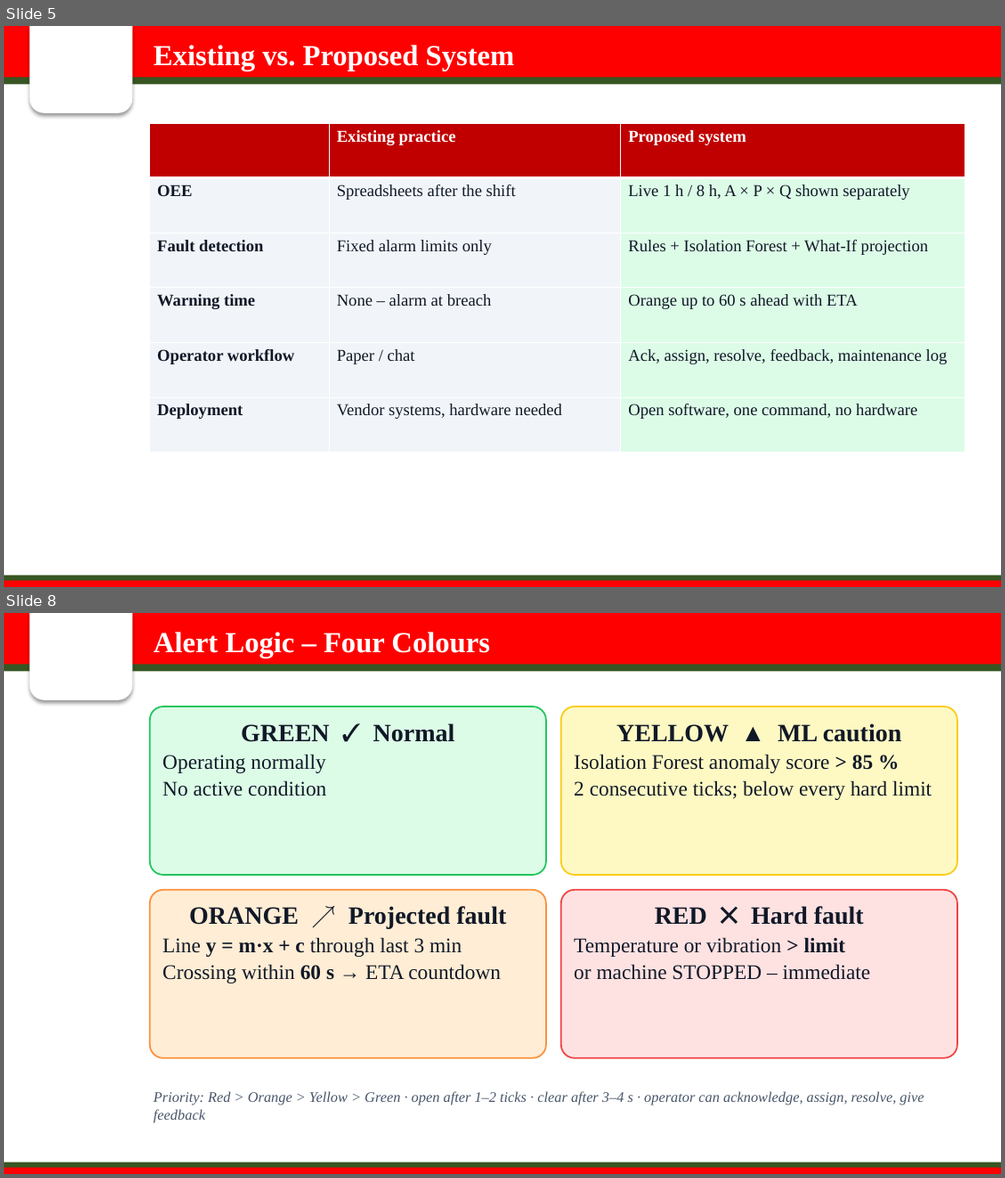
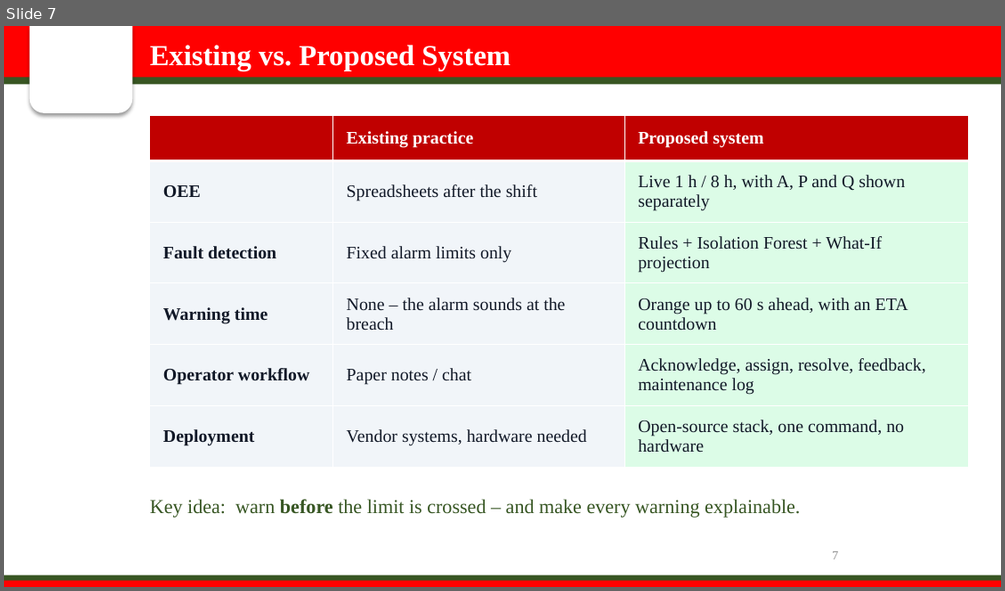
Before and after one commit to sanika-2811/oee-smart-factory, a slide deck: presentation/OEE_Smart_Factory_Presentation.pptx. Shown one above the other, each under a label of ours: slides 5 and 8 before the commit, slide 7 after it; the slides between them are not shown. The pictures are 1005x1178 and 1005x591 pixels, drawn with LibreOffice and Linux fonts; fonts in the diff are those of the drawing; background and template pictures are left out. Boxes give left, top, right and bottom in pixels: in the first picture for what was removed or moved away, otherwise in the second. Text is boxed around its words. In the diff, an @@ line names an element or a change of style, - is before the commit and + after.

```diff
--- a/presentation/OEE_Smart_Factory_Presentation.pptx
+++ b/presentation/OEE_Smart_Factory_Presentation.pptx
@@ slide 8 removed at (4,613,1001,1174), background #FFFFFF; not listed: 5 template elements that a slide beside it also shows @@
@@ text removed at (154,632,490,657) @@
-Alert Logic – Four Colours
@@ rounded rectangle removed at (150,706,546,875) @@
-GREEN ✓ Normal
-Operating normally
-No active condition
@@ rounded rectangle removed at (561,706,957,875) @@
-YELLOW ▲ ML caution
-Isolation Forest anomaly score > 85 %
-2 consecutive ticks; below every hard limit
@@ rounded rectangle removed at (150,890,546,1058) @@
-ORANGE ↗ Projected fault
-Line y = m·x + c through last 3 min
-Crossing within 60 s → ETA countdown
@@ rounded rectangle removed at (561,890,957,1058) @@
-RED ✕ Hard fault
-Temperature or vibration > limit
-or machine STOPPED – immediate
@@ text removed at (154,1091,923,1123) @@
-Priority: Red > Orange > Yellow > Green · open after 1–2 ticks · clear after 3–4 s · operator can acknowledge, assign, resolve, give feedback
@@ what was slide 5 is now slide 7 @@
@@ slide 7 changed as well @@
@@ text "Existing vs. Proposed System": place and size @@
-text "Existing vs. Proposed System" at (154,45,515,70)
+text "Existing vs. Proposed System" at (150,45,510,70)
@@ table at (150,116,969,467) @@
-row 2, column 3: Live 1 h / 8 h, A × P × Q shown separately
+row 2, column 3: Live 1 h / 8 h, with A, P and Q shown separately
-row 4, column 2: None – alarm at breach
+row 4, column 2: None – the alarm sounds at the breach
-row 4, column 3: Orange up to 60 s ahead with ETA
+row 4, column 3: Orange up to 60 s ahead, with an ETA countdown
-row 5, column 2: Paper / chat
+row 5, column 2: Paper notes / chat
-row 5, column 3: Ack, assign, resolve, feedback, maintenance log
+row 5, column 3: Acknowledge, assign, resolve, feedback, maintenance log
-row 6, column 3: Open software, one command, no hardware
+row 6, column 3: Open-source stack, one command, no hardware
@@ size 16 to 17 pt in "Existing practice", "Proposed system", "OEE", "Spreadsheets after the shift" and 7 more places @@
@@ table: place and size @@
-table at (150,123,965,452)
+table at (150,116,969,467)
@@ text added at (150,499,800,517), 19 pt, text #375623 @@
+Key idea: warn before the limit is crossed – and make every warning explainable.
@@ page number added at (832,551,838,559), 12 pt, text #8C8C8C @@
+7
```
Also in this commit, not shown: 8 other slides changed, 29 slides added, 6 other slides removed, 5 other files.
